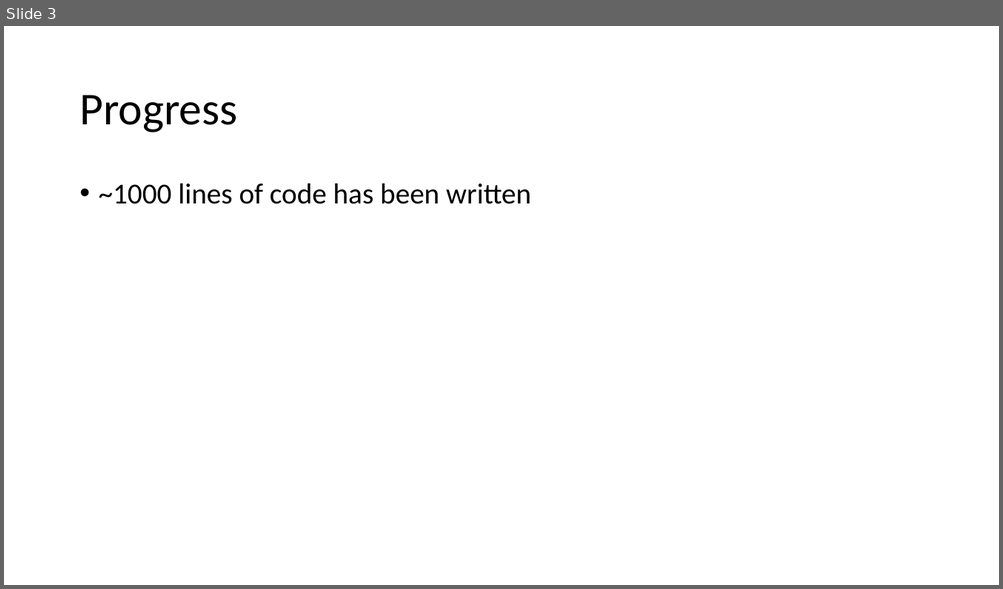
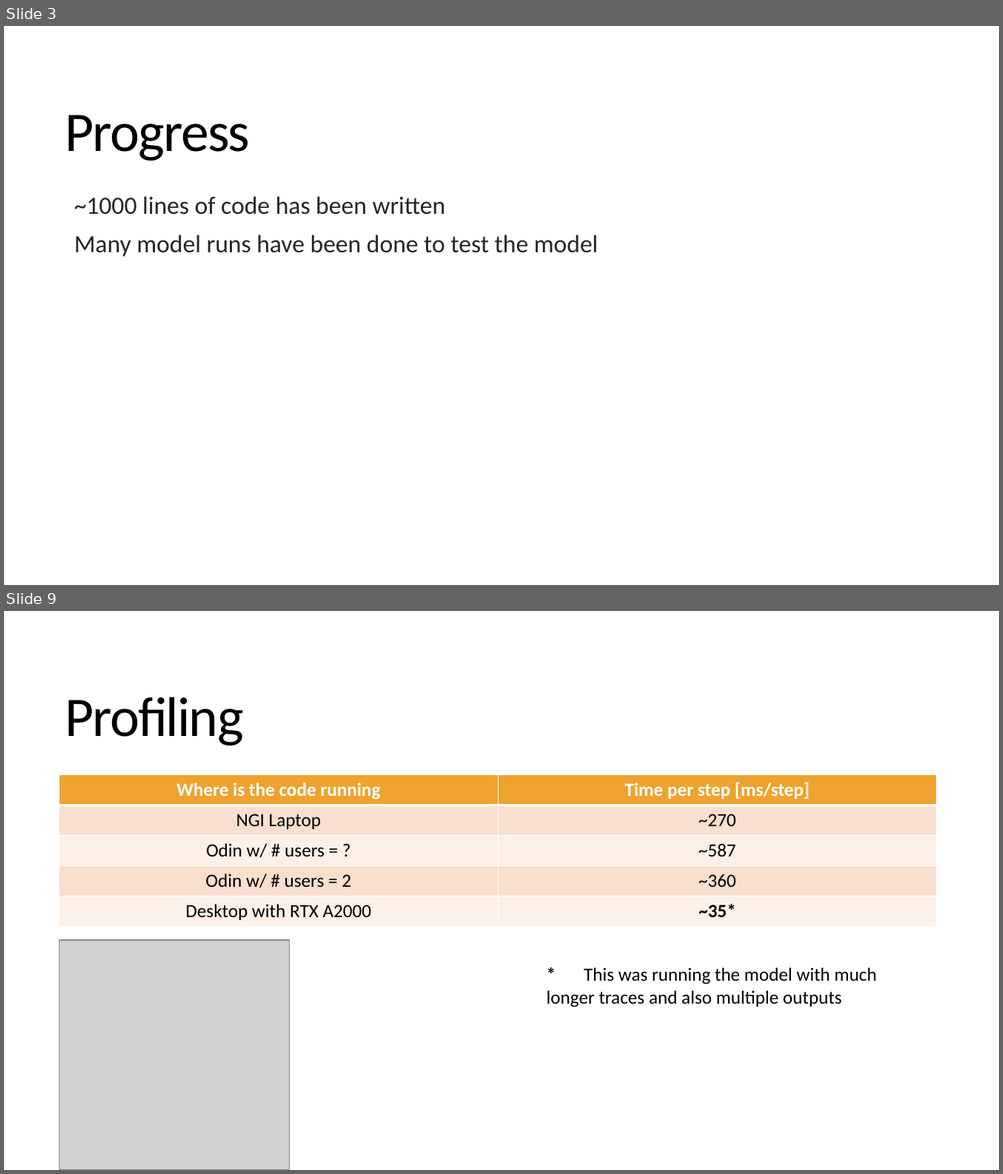
Before and after one commit to sjurmsc/MSC2023, a slide deck: Meeting Presentations/03.11.2022_General_meeting.pptx. Shown one above the other, each under a label of ours: slide 3 before the commit, slides 3 and 9 after it; the slides between them are not shown. The pictures are 1003x589 and 1003x1174 pixels, drawn with LibreOffice and Linux fonts; fonts in the diff are those of the drawing; grey boxes stand for pictures. Boxes give left, top, right and bottom in pixels: in the first picture for what was removed or moved away, otherwise in the second. Text is boxed around its words. In the diff, an @@ line names an element or a change of style, - is before the commit and + after.

```diff
--- a/Meeting Presentations/03.11.2022_General_meeting.pptx
+++ b/Meeting Presentations/03.11.2022_General_meeting.pptx
@@ slide 9 added at (4, 611, 999, 1170), background #FFFFFF @@
@@ title added at (65, 697, 244, 746), 54 pt, text #000000 @@
+Profiling
@@ table added at (60, 775, 936, 926), 5 rows, 2 columns @@
+Where is the code running | Time per step [ms/step]
+NGI Laptop | ~270
+Odin w/ # users = ? | ~587
+Odin w/ # users = 2 | ~360
+Desktop with RTX A2000 | ~35*
@@ picture added at (60, 940, 290, 1170) @@
@@ text added at (546, 968, 876, 1008), 18 pt, text #000000 @@
+* This was running the model with much longer traces and also multiple outputs
@@ slide 3 changed as well @@
@@ title "Progress": place and size @@
-title "Progress" at (79, 95, 237, 133)
+title "Progress" at (65, 115, 250, 161)
@@ title "Progress" at (65, 115, 250, 161): size 44 to 54 pt, letter spacing 0 to -1.2 pt; line spacing 0.9 to 0.85 @@
@@ text "~1000 lines of code has ...": place and size @@
-text "~1000 lines of code has ..." at (99, 183, 531, 204)
+text "~1000 lines of code has ..." at (74, 196, 598, 257)
@@ text at (74, 196, 446, 215): size 28 to 24 pt, text colour #000000 to #262626 in "~1000 lines of code has been written"; bullet • to  ; line spacing 0.9 to 0.85; more space between paragraphs @@
@@ text at (74, 235, 598, 257): paragraph added @@
+  Many model runs have been done to test the model
```
Also in this commit, not shown: 2 other slides changed, 5 other slides added, 1 other file.
